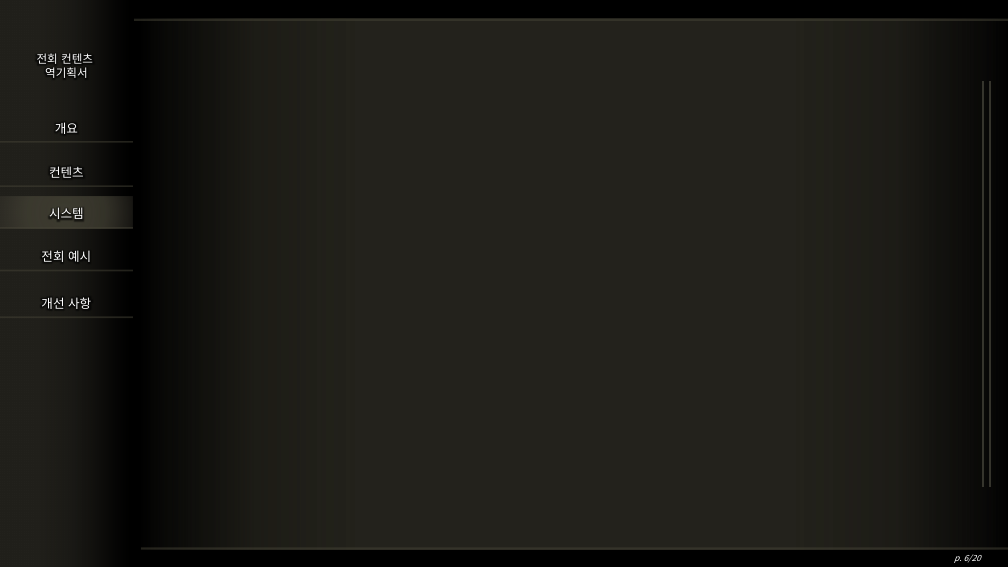
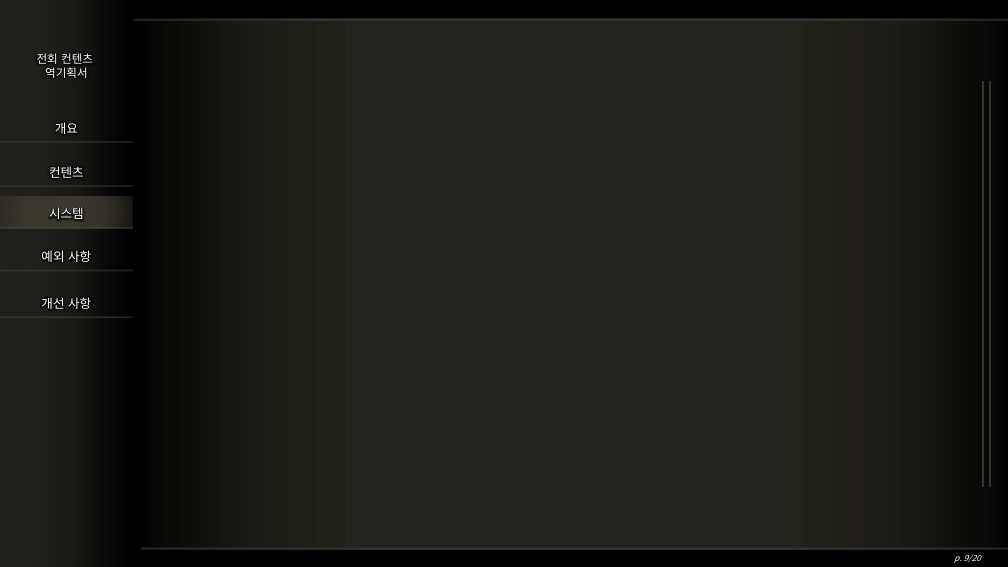
Before and after one commit to hjs0913/GameDesign, a slide deck: slide 9 of 엘든링 역기획서/엘든링_전회컨텐츠_역기획서.pptx (slide 6 before the commit). Drawn at 1008x567 pixels with LibreOffice and Linux fonts; fonts in the diff are those of the drawing; background and template pictures are left out. Boxes give left, top, right and bottom in pixels: in the first picture for what was removed or moved away, otherwise in the second. Text is boxed around its words. In the diff, an @@ line names an element or a change of style, - is before the commit and + after.

Commit message:
기획의도 수정 / '전회' 소개 작성

```diff
--- a/엘든링 역기획서/엘든링_전회컨텐츠_역기획서.pptx
+++ b/엘든링 역기획서/엘든링_전회컨텐츠_역기획서.pptx
@@ text at (x1=41, y1=250, x2=91, y2=262): text changed @@
-전회 예시
+예외 사항
```
Also in this commit, not shown: 6 other slides changed, 3 slides added, 1 other file.
